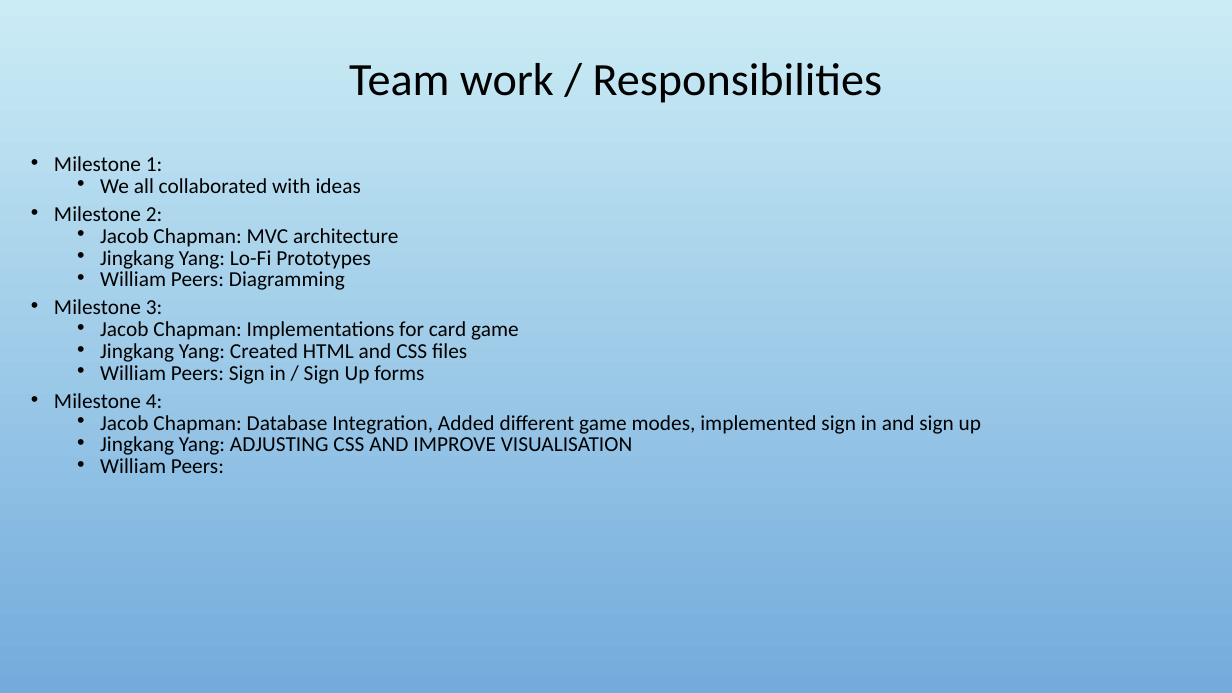
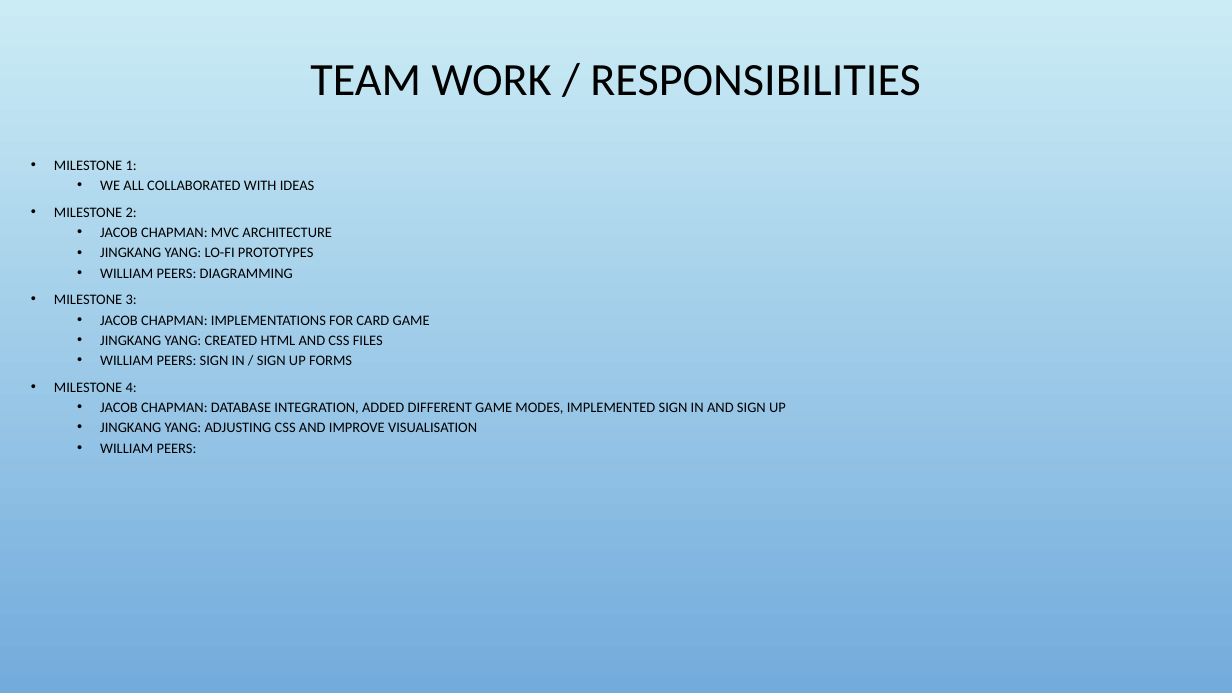
Before and after one commit to Jacobchapman99/ENSE-374-Group07-Project, a slide deck: slide 7 of Milestone4/Milestone 4.ppt. Drawn at 1232x693 pixels with LibreOffice and Linux fonts; fonts in the diff are those of the drawing; background and template pictures are left out. Boxes give left, top, right and bottom in pixels: in the first picture for what was removed or moved away, otherwise in the second. Text is boxed around its words. In the diff, an @@ line names an element or a change of style, - is before the commit and + after.

```diff
--- a/Milestone4/Milestone 4.ppt
+++ b/Milestone4/Milestone 4.ppt
@@ title at (x1=310, y1=65, x2=920, y2=96): text changed @@
-Team work / Responsibilities
+TEAM WORK / RESPONSIBILITIES
@@ text at (x1=54, y1=160, x2=786, y2=453): text changed; size 16.6 to 11.2 pt @@
-• Milestone 1:
-  • We all collaborated with ideas
-• Milestone 2:
-  • Jacob Chapman: MVC architecture
-  • Jingkang Yang: Lo-Fi Prototypes
-  • William Peers: Diagramming
-• Milestone 3:
-  • Jacob Chapman: Implementations for card game
-  • Jingkang Yang: Created HTML and CSS files
-  • William Peers: Sign in / Sign Up forms
-• Milestone 4:
-  • Jacob Chapman: Database Integration, Added different game modes, implemented sign in and sign up
-  • Jingkang Yang: ADJUSTING CSS AND IMPROVE VISUALISATION
-  • William Peers:
+• MILESTONE 1:
+  • WE ALL COLLABORATED WITH IDEAS
+• MILESTONE 2:
+  • JACOB CHAPMAN: MVC ARCHITECTURE
+  • JINGKANG YANG: LO-FI PROTOTYPES
+  • WILLIAM PEERS: DIAGRAMMING
+• MILESTONE 3:
+  • JACOB CHAPMAN: IMPLEMENTATIONS FOR CARD GAME
+  • JINGKANG YANG: CREATED HTML AND CSS FILES
+  • WILLIAM PEERS: SIGN IN / SIGN UP FORMS
+• MILESTONE 4:
+  • JACOB CHAPMAN: DATABASE INTEGRATION, ADDED DIFFERENT GAME MODES, IMPLEMENTED SIGN IN AND SIGN UP
+  • JINGKANG YANG: ADJUSTING CSS AND IMPROVE VISUALISATION
+  • WILLIAM PEERS:
```
Also in this commit, not shown: 18 other slides changed.
